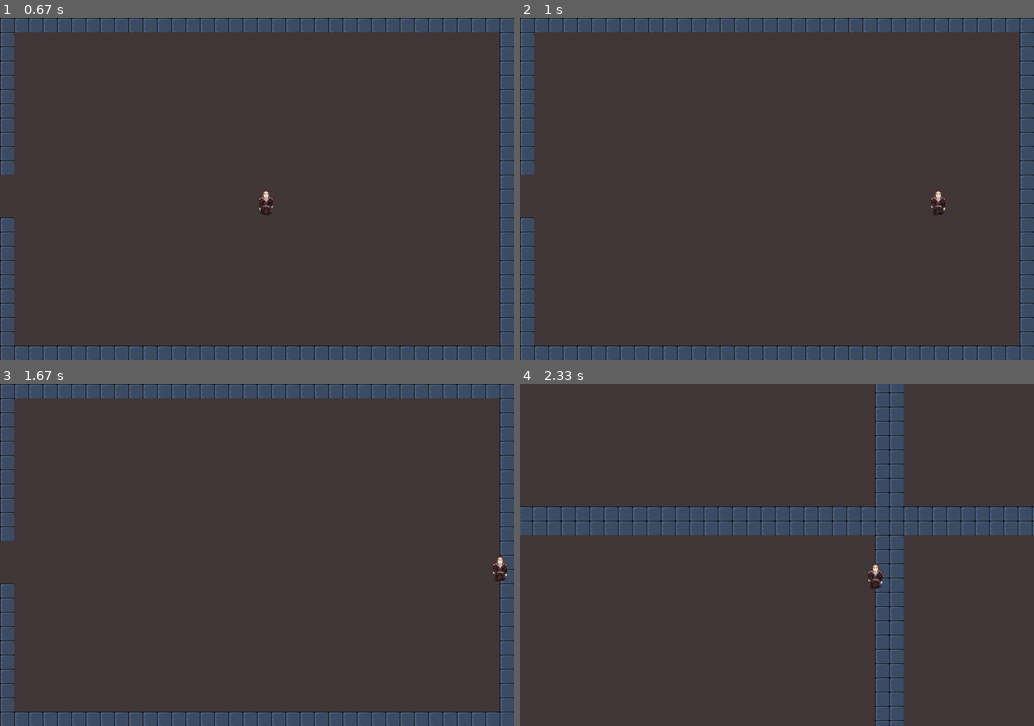
Above: before the commit, frames 1-4 (two rows, left to right).
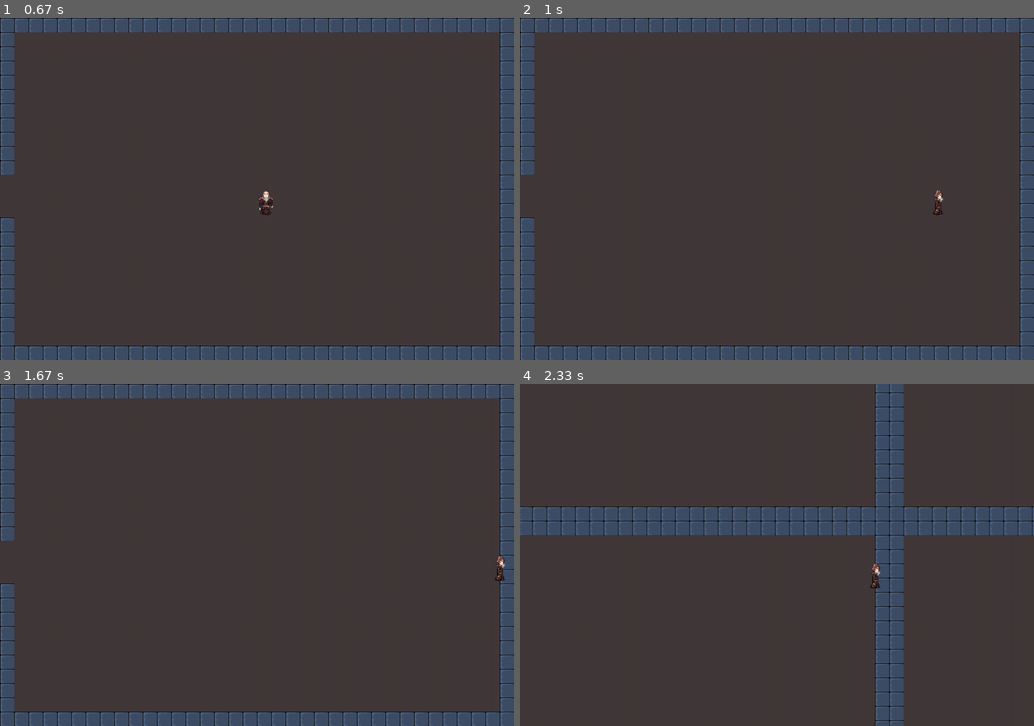
Above: after the commit, the same moments.

Repository: heavykisiel/PygameProject2
Game: pygame game, started from main.py
Two runs of this game, one before a commit and one after it. Both use one fixed random seed, a clock stepped at 60 frames per second and the inputs below.
Inputs (mouse positions are in pixels of both pictures, inside the frame that each line leads up to):
- Up to frame 1 (0.67 s): click "START" at 0.38 s
- Up to frame 2 (1 s): hold Space from 0.67 s (still down); hold Right from 0.67 s (still down); move the mouse to (756, 202) at 0.7 s
- Up to frame 3 (1.67 s): release Space at 1.13 s; release Right at 1.13 s; hold Right 1.17-1.63 s
- Up to frame 4 (2.33 s): hold Up 1.67-1.97 s; hold W 1.67-1.97 s; hold Right from 2 s (still down); hold D from 2 s (still down)

Frame 1 is identical in both runs. In frame 2, 0.1% of the frame differs, in the area x 79-83%, y 50-58%; in frame 3, 0.1%, in the area x 95-99%, y 50-58%; in frame 4, 0.1%.

Commit message:
Add files via upload

Diff:
--- a/Player.py
+++ b/Player.py
@@ -56,27 +56,35 @@
         if self.index >= len(self.animation_list[self.action]):
             self.index = 0
 
+    def actionMetod(self,newAction):
+        if newAction != self.action:
+            self.action = newAction
+            self.index = 0
+            self.time = pygame.time.get_ticks()
+
     def input(self):
         keys = pygame.key.get_pressed()
         if keys[pygame.K_UP]:
             self.direction.y = -1
             self.playerDirection = -2
+            self.actionMetod(1)
         elif keys[pygame.K_DOWN]:
             self.direction.y = 1
             self.playerDirection = 2
+            self.actionMetod(0)
         else:
             self.direction.y = 0
         if keys[pygame.K_RIGHT]:
             self.direction.x = 1
-
             self.playerDirection = 1
+            self.actionMetod(2)
         elif keys[pygame.K_LEFT]:
             self.playerDirection = -1
             self.direction.x = -1
+            self.actionMetod(3)
         else:
             self.direction.x = 0
         if keys[pygame.K_SPACE]:
-            print("1231231231231231223LOLOLO")
             self.shooting = True
 
     def update(self):
